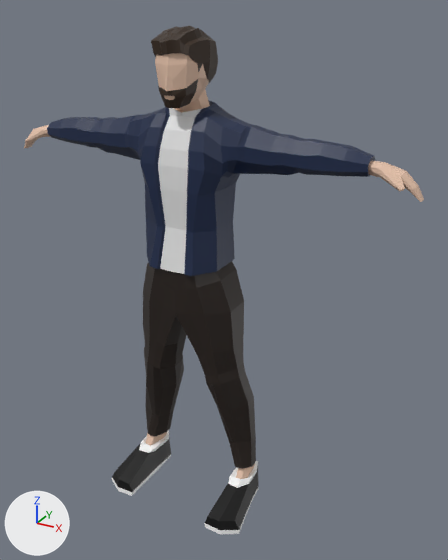
The FBX model Assets/Resources/Models/Characters/character_mail.fbx, before and after one commit.
Before and after are seen from a camera (50 mm lens) standing at (3.43, -5.55, 5.63) and looking at (0.35, 0.04, 2.84). Every picture has the same lights, and +X, +Y and +Z are marked at lower left.

The first picture shows 'Body.004'.
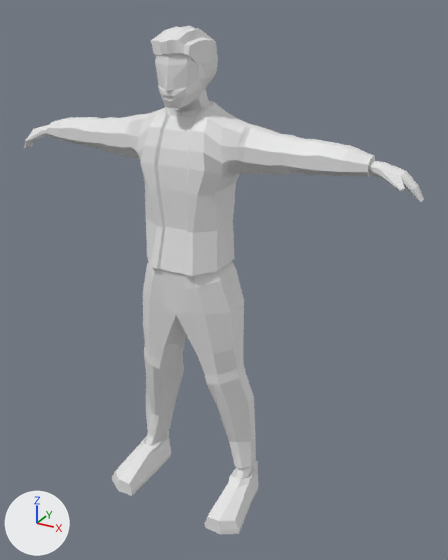
Where the newer file only moved an object's origin or applied its transform, the numbers keep the older frame.

Pixel boxes [x1, y1, x2, y2] of what changed, in the pictures (448 x 560 px):
```json
{"part": 1, "of": "me_cube_007", "change": "recoloured", "before": [24, 53, 424, 479], "after": [24, 53, 424, 479], "on screen": "beige to white"}
{"part": 2, "of": "me_cube_007", "change": "recoloured", "before": [151, 26, 218, 108], "after": [151, 26, 218, 108]}
{"part": 3, "of": "me_cube_007", "change": "recoloured", "before": [47, 100, 375, 276], "after": [47, 100, 375, 276], "on screen": "blue to white"}
{"part": 4, "of": "me_cube_007", "change": "recoloured", "before": [143, 261, 256, 469], "after": [143, 261, 256, 469], "on screen": "black to white"}
{"part": 5, "of": "me_cube_007", "change": "recoloured", "before": [112, 439, 258, 530], "after": [112, 439, 258, 530], "on screen": "black to white"}
{"part": 6, "of": "me_cube_007", "change": "recoloured", "before": [112, 430, 258, 534], "after": [112, 430, 258, 534]}
```

Scene script edits in JSON lines:
```json
{"block": "me_cube_007", "where": "me_cube_007.from_pydata(...)  # 1018 vertices, 1025 faces; spans x -2.4..2.4, y -0.77..0.35, z -3.46..2.06"}
{"block": "me_cube_007", "where": "# used by ob_body_004; location = (0.0, 0.0, 3.41)"}
{"block": "me_cube_007", "change": "me_cube_007 part 1: all 201 faces that had it switch from mat_skin_001 (beige #e4c1a9) to mat_upper_clothes_second_001 (white #e7e7e7)"}
{"block": "me_cube_007", "change": "me_cube_007 part 2: all 140 faces that had it switch from mat_hair_001 (brown #322010) to mat_upper_clothes_second_001 (white #e7e7e7)"}
{"block": "me_cube_007", "change": "me_cube_007 part 3: all 411 faces that had it switch from mat_upper_clothes_base_001 (dark blue #152648) to mat_upper_clothes_second_001 (white #e7e7e7)"}
{"block": "me_cube_007", "change": "me_cube_007 part 4: all 170 faces that had it switch from mat_pants_001 (black #261c16) to mat_upper_clothes_second_001 (white #e7e7e7)"}
{"block": "me_cube_007", "change": "me_cube_007 part 5: all 24 faces that had it switch from mat_shoes_001 (black #000000) to mat_upper_clothes_second_001 (white #e7e7e7)"}
{"block": "me_cube_007", "change": "me_cube_007 part 6: all 64 faces that had it switch from mat_shoes_second_001 (white #ffffff) to mat_upper_clothes_second_001 (white #e7e7e7)"}
```
